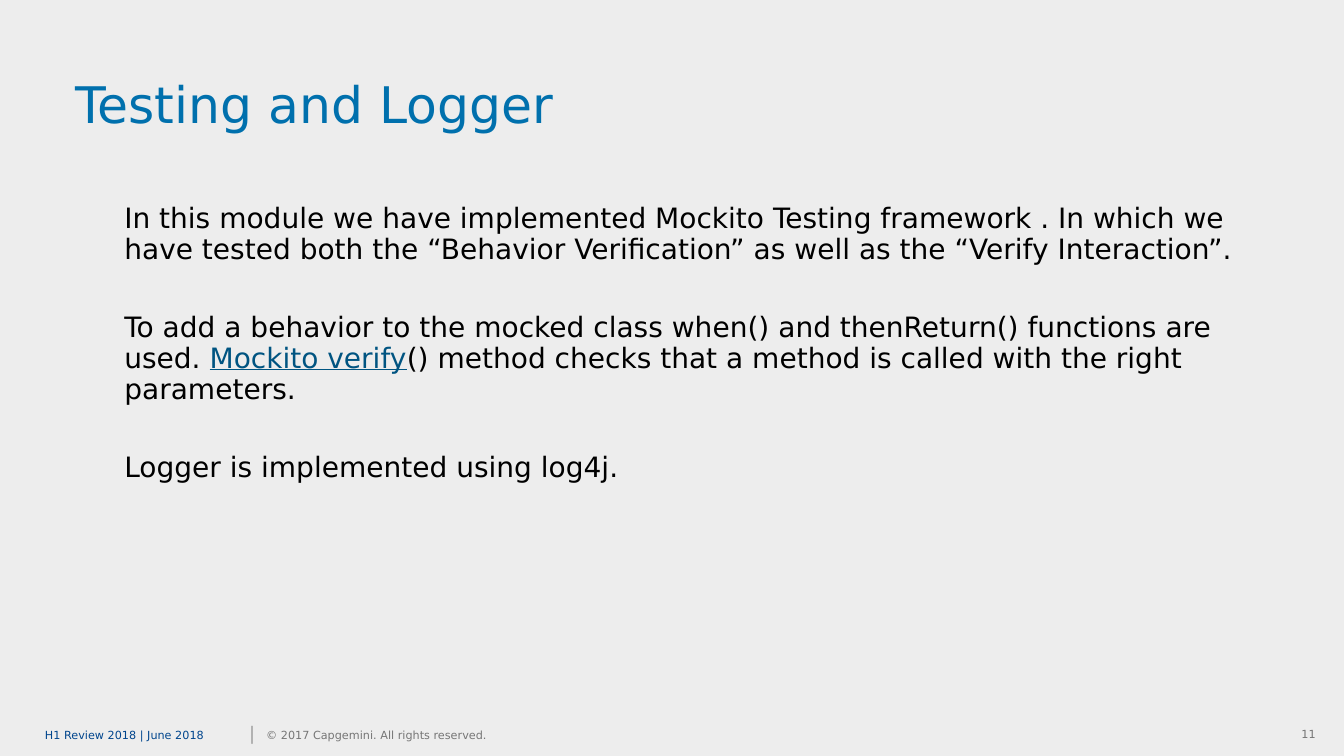
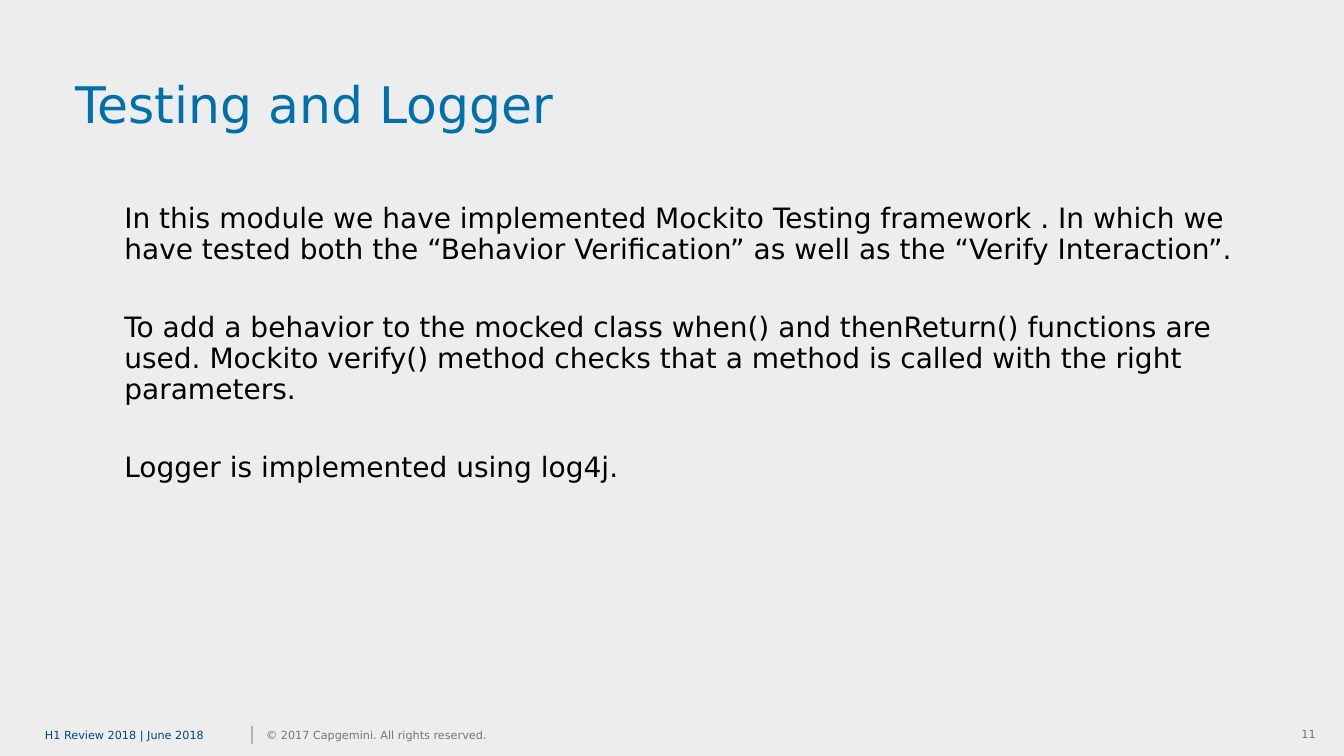
Before and after one commit to projectcapg/PPPt, a slide deck: slide 11 of PLP_PPT.pptx. Drawn at 1344x756 pixels with LibreOffice and Linux fonts; fonts in the diff are those of the drawing; background and template pictures are left out. Boxes give left, top, right and bottom in pixels: in the first picture for what was removed or moved away, otherwise in the second. Text is boxed around its words. In the diff, an @@ line names an element or a change of style, - is before the commit and + after.

```diff
--- a/PLP_PPT.pptx
+++ b/PLP_PPT.pptx
@@ subtitle at [124,315,1211,405]: text colour #005481 to #000000, underline off in "Mockito verify()" @@
```
Also in this commit, not shown: 6 other slides changed, 1 slide added, 1 slide removed.
